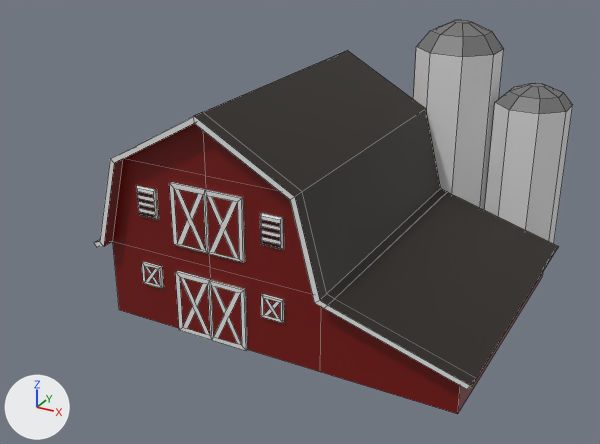
The Blender file stuff/Buildings/Managment/Models/Ambar.blend as it was, and as the next commit left it.
Camera for both pictures: a 50 mm camera at (31.4, -42.8, 33.0) aimed at (2.6, 9.7, 6.8). Lighting does not change. The marker at lower left points along +X, +Y and +Z. Mesh edges are drawn as thin lines.

In view in the first picture: 'Barn', 'Barn Extended'.
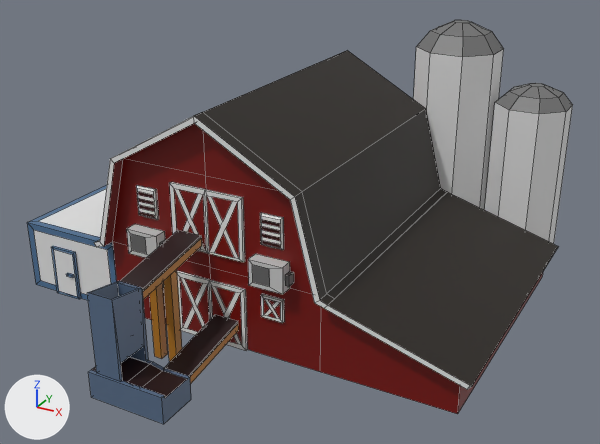
The change, as a list of edits to the scene's bpy script:
```text
Add mat_loading_main:
    mat_loading_main = principled_material('Loading main')
    mat_loading_main.base_color = (0.096, 0.151, 0.246)  # blue #576c88
Add mat_loading_addition:
    mat_loading_addition = principled_material('Loading addition')
    mat_loading_addition.base_color = (0.488, 0.192, 0.0103)  # orange #b9791a
Add mat_loading_dark:
    mat_loading_dark = principled_material('Loading dark')
    mat_loading_dark.base_color = (0.0173, 0.00366, 0.00417)  # black #240c0d
Add mat_frig_addition:
    mat_frig_addition = principled_material('Frig addition')
    mat_frig_addition.base_color = (0.0773, 0.171, 0.319)  # blue #4f7399
Add mat_frig_main:
    mat_frig_main = principled_material('Frig main')
    mat_frig_main.base_color = (0.8, 0.8, 0.8)  # white #e7e7e7
Add mat_climat_dark:
    mat_climat_dark = principled_material('Climat dark')
    mat_climat_dark.base_color = (0.137, 0.137, 0.137)  # dark grey #676767
Add mat_climat_main:
    mat_climat_main = principled_material('Climat main')
    mat_climat_main.base_color = (0.604, 0.604, 0.604)  # light grey #cccccc
Add me_cube_003:
    me_cube_003.from_pydata(...)  # 84 vertices, 48 faces; spans x -3.0..3.0, y -9.0..0.8, z 0.0..8.54
    # faces by material slot: [25, 12, 11]
    me_cube_003.materials.append(mat_loading_main)  # blue #576c88
    me_cube_003.materials.append(mat_loading_addition)  # orange #b9791a
    me_cube_003.materials.append(mat_loading_dark)  # black #240c0d
Add me_cube_002:
    me_cube_002.from_pydata(...)  # 36 vertices, 25 faces; spans x -18.0..-9.0, y 0.6..29.0, z 0.0..5.7
    # faces by material slot: [6, 19]
    me_cube_002.materials.append(mat_frig_main)  # white #e7e7e7
    me_cube_002.materials.append(mat_frig_addition)  # blue #4f7399
Add me_cube_001:
    me_cube_001.from_pydata(...)  # 38 vertices, 22 faces; spans x -6.6..6.9, y 0.0..1.0, z 6.0..8.0
    # faces by material slot: [14, 8]
    me_cube_001.materials.append(mat_climat_main)  # light grey #cccccc
    me_cube_001.materials.append(mat_climat_dark)  # dark grey #676767
Add ob_auto_loading:
    ob_auto_loading = bpy.data.objects.new('Auto loading', me_cube_003)
    ob_auto_loading.location = (0.0, 0.0, 0.0)
Add ob_frig:
    ob_frig = bpy.data.objects.new('Frig', me_cube_002)
    ob_frig.location = (0.0, 0.0, 0.0)
Add ob_climat_controll:
    ob_climat_controll = bpy.data.objects.new('Climat controll', me_cube_001)
    ob_climat_controll.location = (0.0, 0.0, 0.0)
```

Where the change shows, as pixel boxes [x1, y1, x2, y2] in the pictures (600 x 444 px):
'Auto loading', added
    after: [87, 230, 239, 424]
    faces in mat_loading_main (blue #576c88): [87, 281, 191, 424]
    faces in mat_loading_dark (black #240c0d): [92, 230, 238, 398]
    faces in mat_loading_addition (orange #b9791a): [143, 238, 239, 384]
'Frig', added
    after: [27, 185, 117, 300]
    faces in mat_frig_main (white #e7e7e7): [34, 189, 111, 296]
    faces in mat_frig_addition (blue #4f7399): [27, 185, 117, 300]
'Climat controll', added
    after: [127, 224, 294, 294]
    faces in mat_climat_main (light grey #cccccc): [127, 224, 290, 294]
    faces in mat_climat_dark (dark grey #686868): [130, 234, 294, 287]
